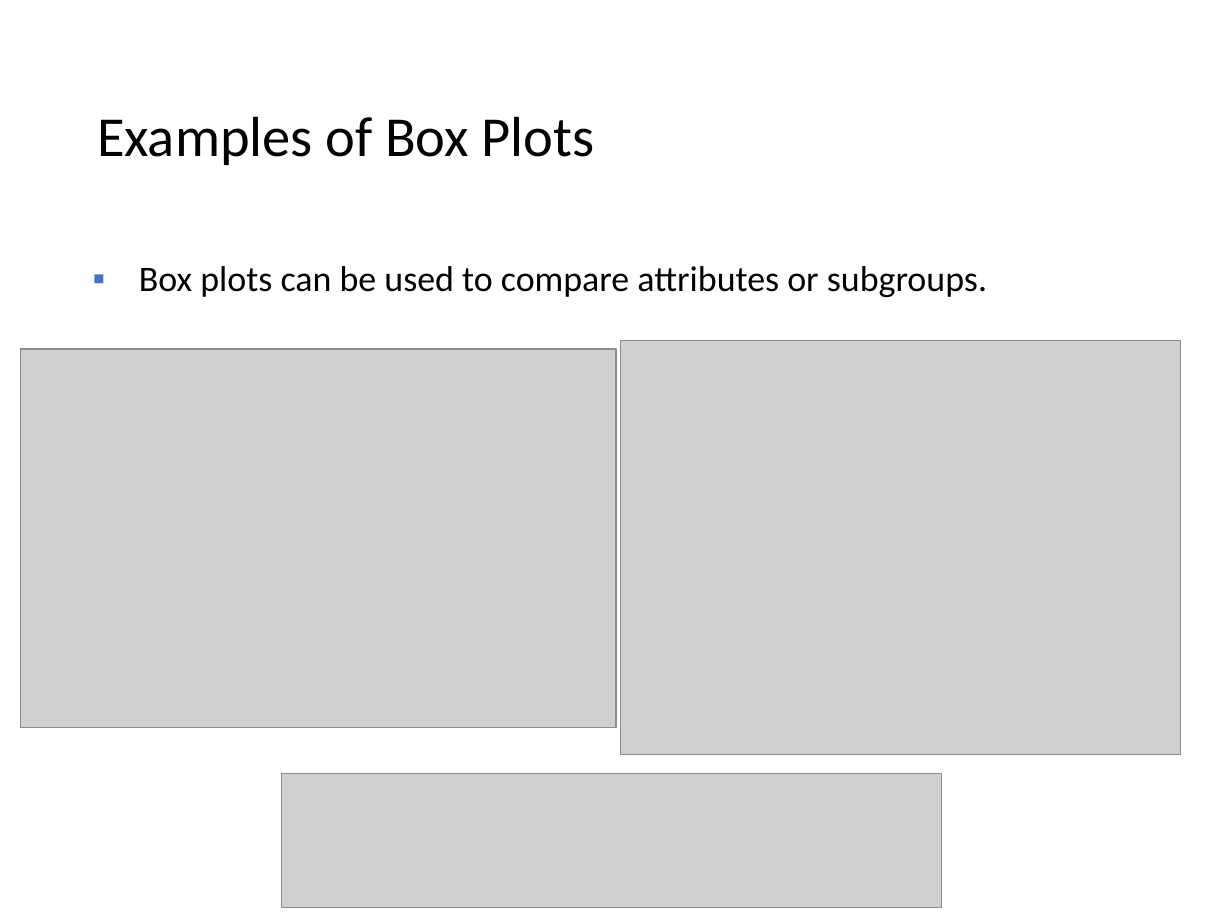
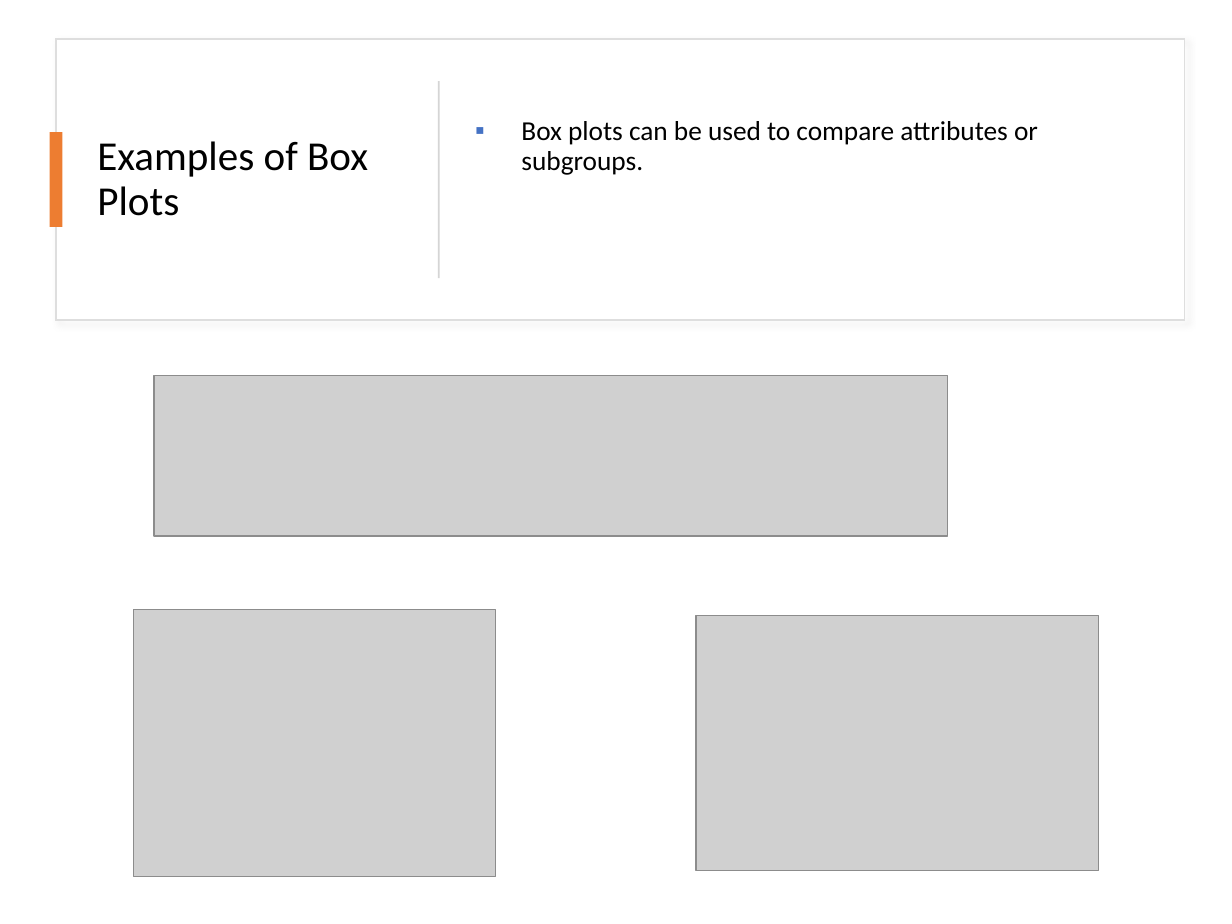
Before and after one commit to mhahsler/Introduction_to_Data_Mining_R_Examples, a slide deck: slide 29 of slides/chap2_exploration.pptx (slide 26 before the commit). Drawn at 1232x924 pixels with LibreOffice and Linux fonts; fonts in the diff are those of the drawing; grey boxes stand for pictures. Boxes give left, top, right and bottom in pixels: in the first picture for what was removed or moved away, otherwise in the second. Text is boxed around its words. In the diff, an @@ line names an element or a change of style, - is before the commit and + after.

```diff
--- a/slides/chap2_exploration.pptx
+++ b/slides/chap2_exploration.pptx
@@ rectangle added at (55, 39, 1184, 320), fill #FFFFFF, outline #DEDEDE 1 pt @@
@@ title "Examples of Box Plots": place and size @@
-title "Examples of Box Plots" at (97, 116, 595, 165)
+title "Examples of Box Plots" at (97, 141, 368, 216)
@@ title "Examples of Box Plots" at (97, 141, 368, 216): size 33 to 24 pt @@
@@ rectangle added at (438, 81, 439, 278), fill #D5D5D5 @@
@@ text "Box plots can be used ...": place and size @@
-text "Box plots can be used ..." at (139, 266, 987, 297)
+text "Box plots can be used ..." at (521, 121, 1038, 175)
@@ text "Box plots can be used ..." at (521, 121, 1038, 175): size 21 to 16 pt; vertical alignment top to middle @@
@@ rectangle added at (49, 132, 62, 227), fill #ED7D31 @@
@@ picture: place and size @@
-picture at (281, 774, 941, 907)
+picture at (154, 376, 947, 536)
@@ picture: place and size @@
-picture at (621, 340, 1181, 754)
+picture at (133, 610, 495, 877)
@@ picture: place and size @@
-picture at (21, 349, 616, 727)
+picture at (696, 615, 1099, 870)
```
Also in this commit, not shown: 21 other slides changed, 3 slides added, 2 other files.
